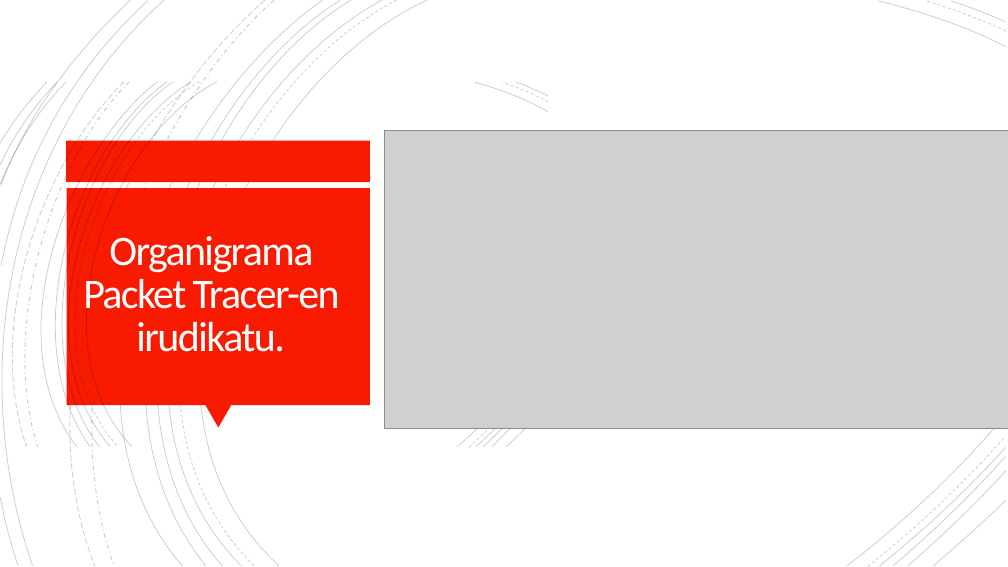
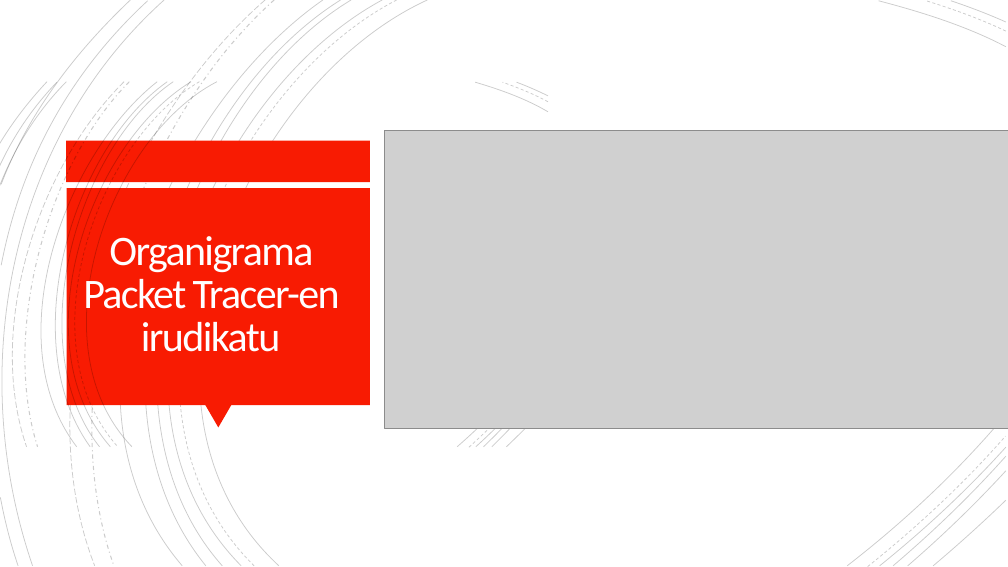
Before and after one commit to OceansForce/Erronka_5_Taldea, a slide deck: slide 8 of Aurkezpena/AurkezpenaTaldea5.pptx (slide 7 before the commit). Drawn at 1008x567 pixels with LibreOffice and Linux fonts; fonts in the diff are those of the drawing; grey boxes stand for pictures; background and template pictures are left out. Boxes give left, top, right and bottom in pixels: in the first picture for what was removed or moved away, otherwise in the second. Text is boxed around its words. In the diff, an @@ line names an element or a change of style, - is before the commit and + after.

```diff
--- a/Aurkezpena/AurkezpenaTaldea5.pptx
+++ b/Aurkezpena/AurkezpenaTaldea5.pptx
@@ title at <box>83,236,340,352</box>: text changed @@
-Organigrama Packet Tracer-en irudikatu.
+Organigrama Packet Tracer-en irudikatu
```
Also in this commit, not shown: 8 other slides changed, 2 slides added, 3 slides removed, 1 other file.
